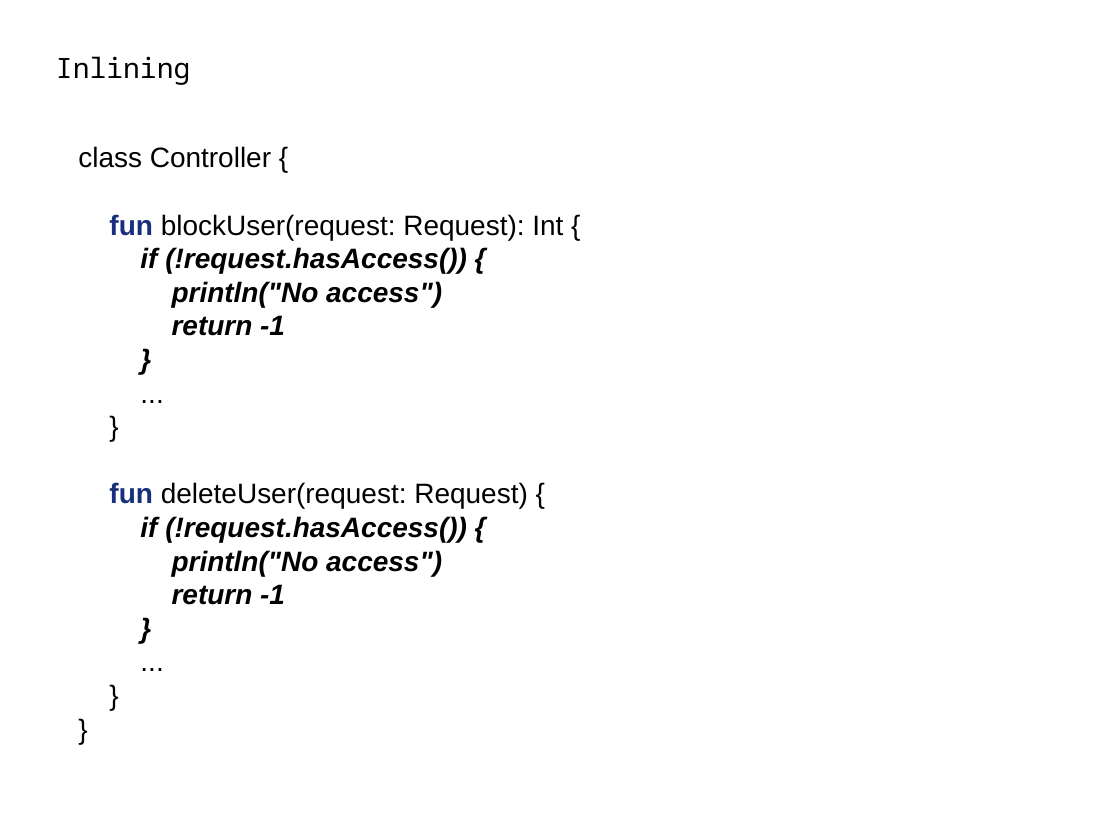
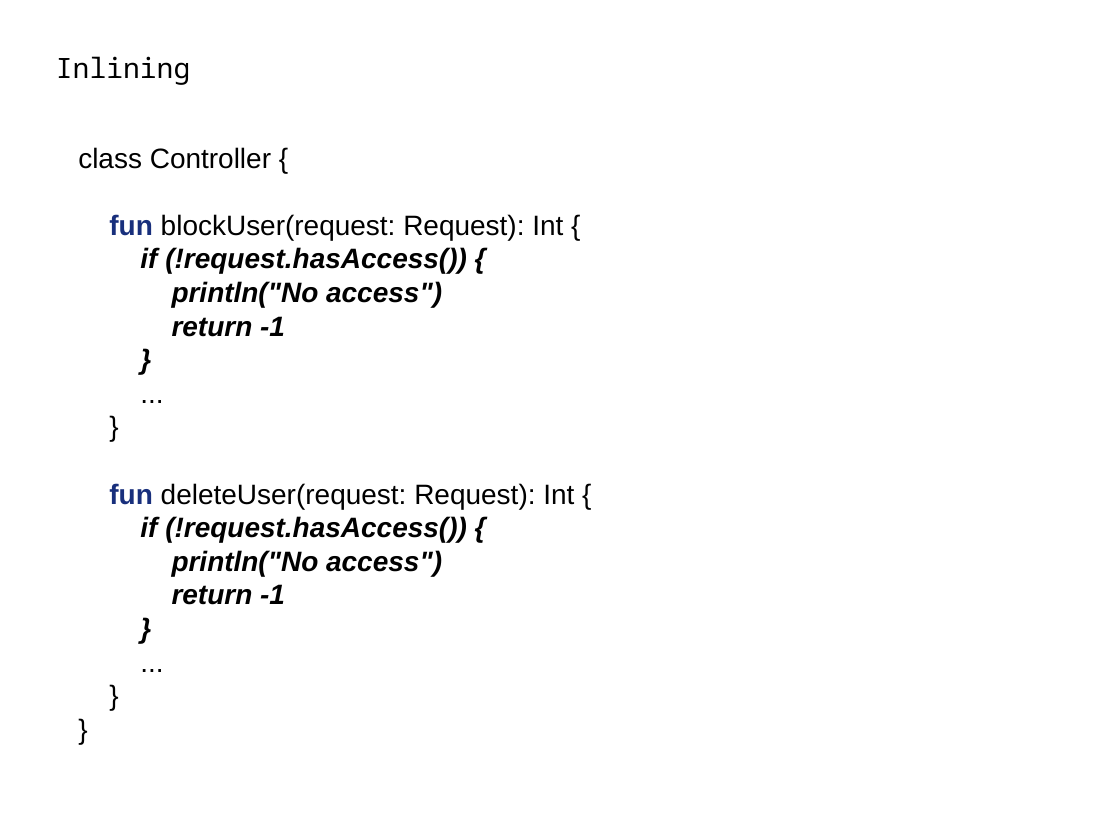
Before and after one commit to rokusjar/KotlinSkoleni, a slide deck: slide 7 of slides/Kotlin - 9. More about Extensions.pptx (slide 6 before the commit). Drawn at 1120x840 pixels with LibreOffice and Linux fonts; fonts in the diff are those of the drawing; background and template pictures are left out. Boxes give left, top, right and bottom in pixels: in the first picture for what was removed or moved away, otherwise in the second. Text is boxed around its words. In the diff, an @@ line names an element or a change of style, - is before the commit and + after.

```diff
--- a/slides/Kotlin - 9. More about Extensions.pptx
+++ b/slides/Kotlin - 9. More about Extensions.pptx
@@ text at (x1=109, y1=483, x2=574, y2=509): text changed @@
-fun deleteUser(request: Request) {
+fun deleteUser(request: Request): Int {
```
Also in this commit, not shown: 1 slide added.
